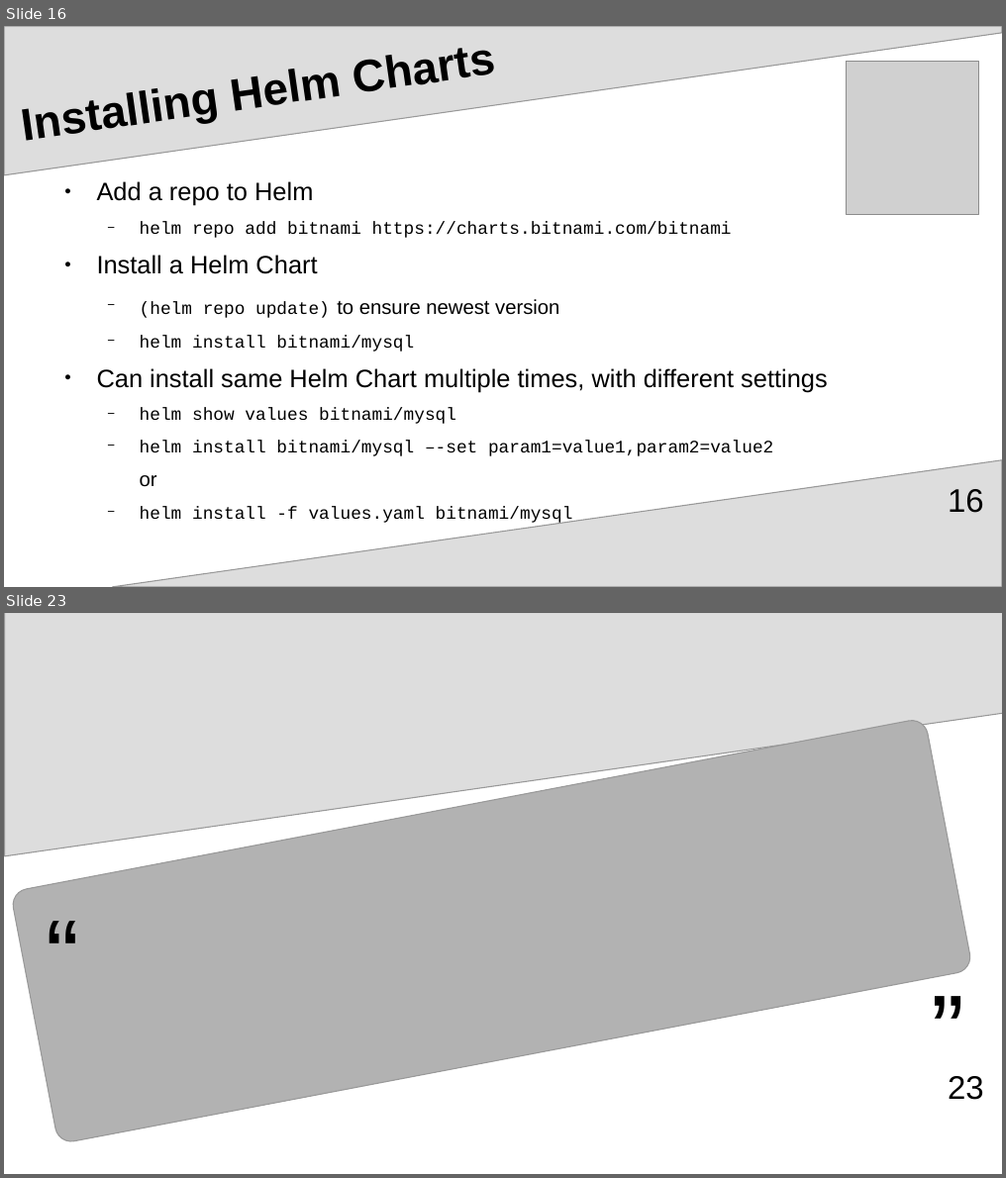
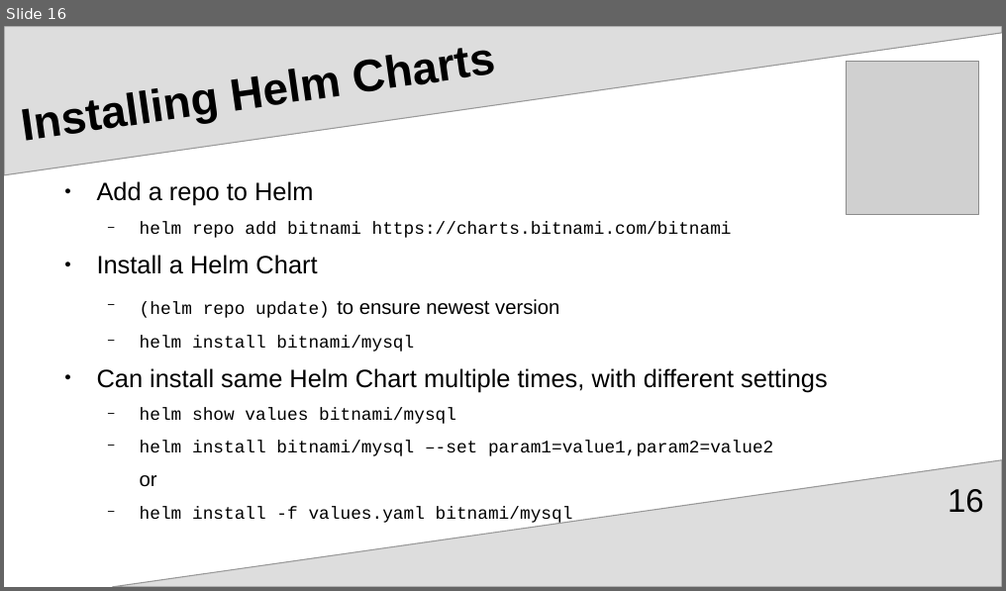
Before and after one commit to upart/cabinops, a slide deck: documentation/Introduction.odp. Shown one above the other, each under a label of ours: slides 16 and 23 before the commit, slide 16 after it; the slides between them are not shown. The pictures are 1006x1178 and 1006x591 pixels, drawn with LibreOffice and Linux fonts; fonts in the diff are those of the drawing; grey boxes stand for pictures. Boxes give left, top, right and bottom in pixels: in the first picture for what was removed or moved away, otherwise in the second. Text is boxed around its words. In the diff, an @@ line names an element or a change of style, - is before the commit and + after.

```diff
--- a/documentation/Introduction.odp
+++ b/documentation/Introduction.odp
@@ slide 23 removed at bbox=[4, 613, 1002, 1174], background #FFFFFF @@
@@ freeform shape removed at bbox=[5, 613, 1002, 857] @@
@@ rounded rectangle removed at bbox=[11, 718, 973, 1146] @@
@@ text removed at bbox=[31, 886, 94, 1008] @@
-“
@@ text removed at bbox=[917, 961, 980, 1083] @@
-”
@@ page number removed at bbox=[947, 1076, 984, 1100] @@
-23
```
Also in this commit, not shown: 8 slides changed, 3 slides added, 2 other slides removed, 3 other files.
